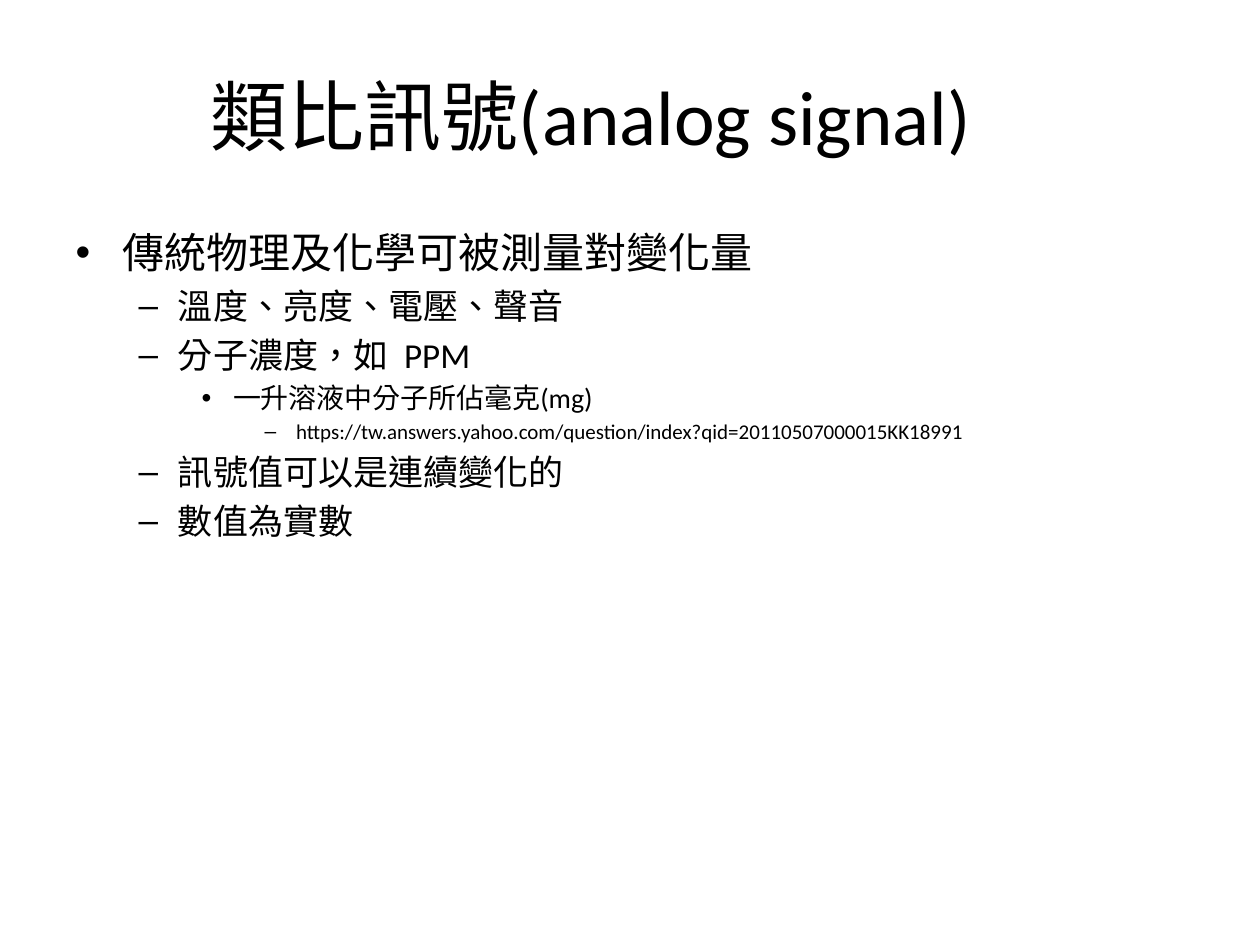
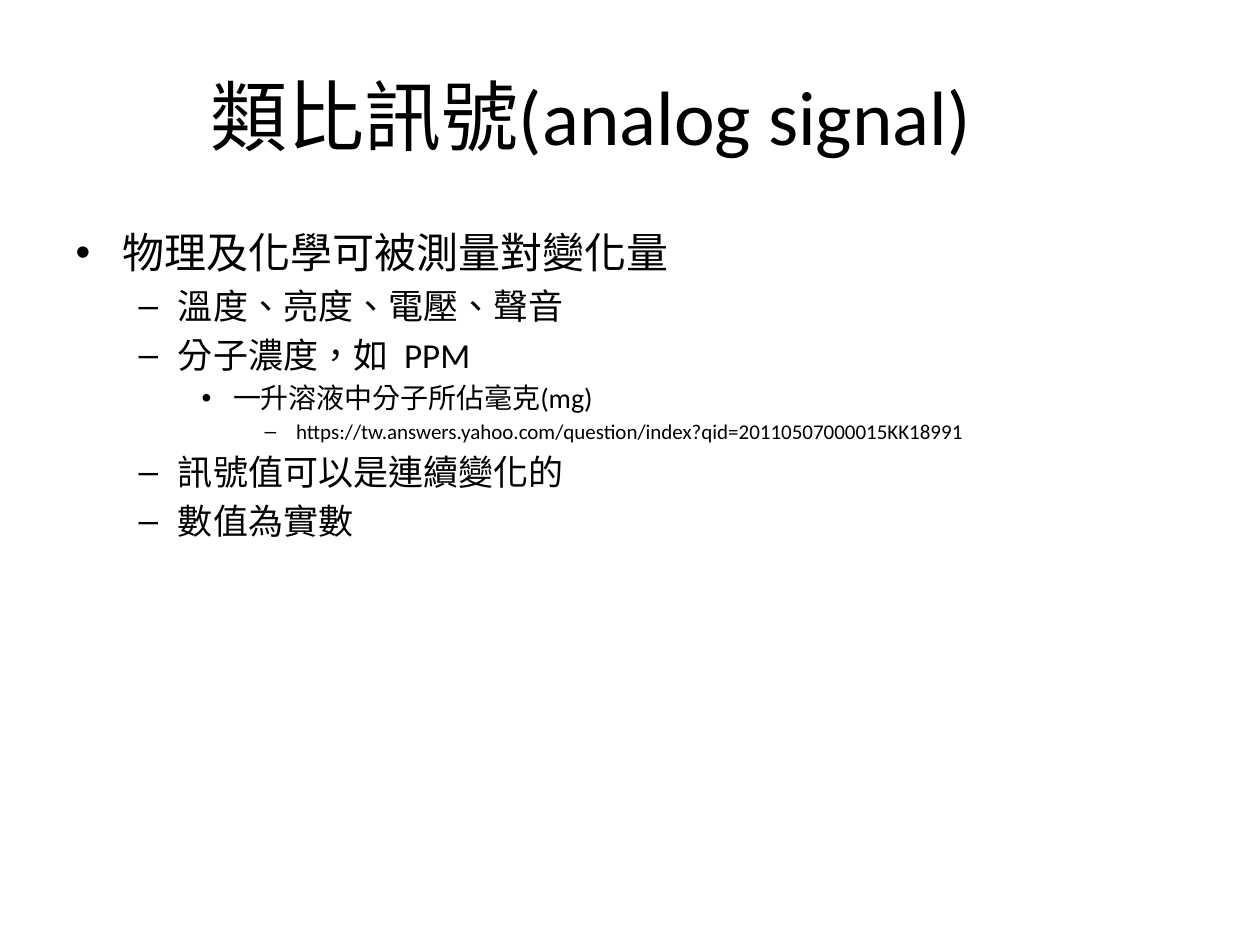
Before and after one commit to mos2718/MICexp, a slide deck: slide 2 of basicDataProcess/S2_AtoD.pptx. Drawn at 1260x945 pixels with LibreOffice and Linux fonts; fonts in the diff are those of the drawing. Boxes give left, top, right and bottom in pixels: in the first picture for what was removed or moved away, otherwise in the second. Text is boxed around its words. In the diff, an @@ line names an element or a change of style, - is before the commit and + after.

```diff
--- a/basicDataProcess/S2_AtoD.pptx
+++ b/basicDataProcess/S2_AtoD.pptx
@@ text at [123, 232, 669, 272]: text changed @@
-• 傳統物理及化學可被測量對變化量
+• 物理及化學可被測量對變化量
```
Also in this commit, not shown: 1 other slide changed, 5 slides added, 2 other files.
